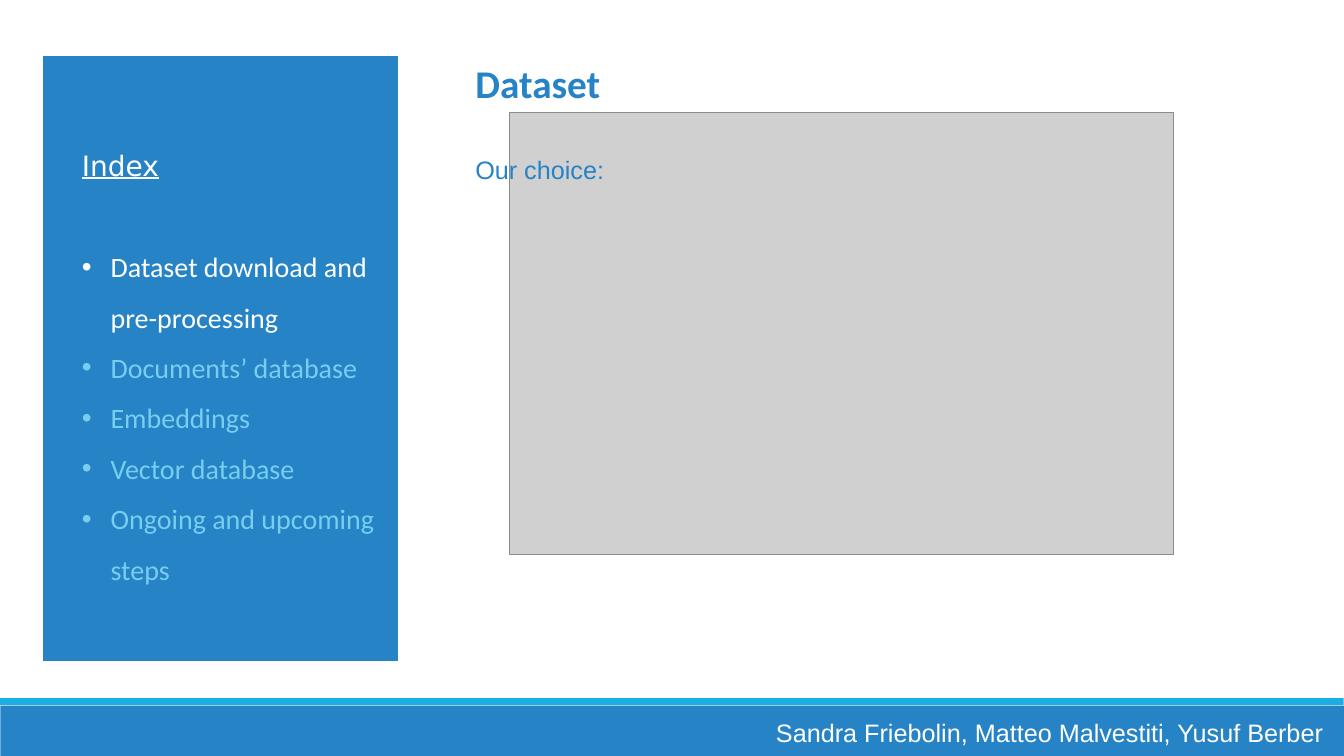
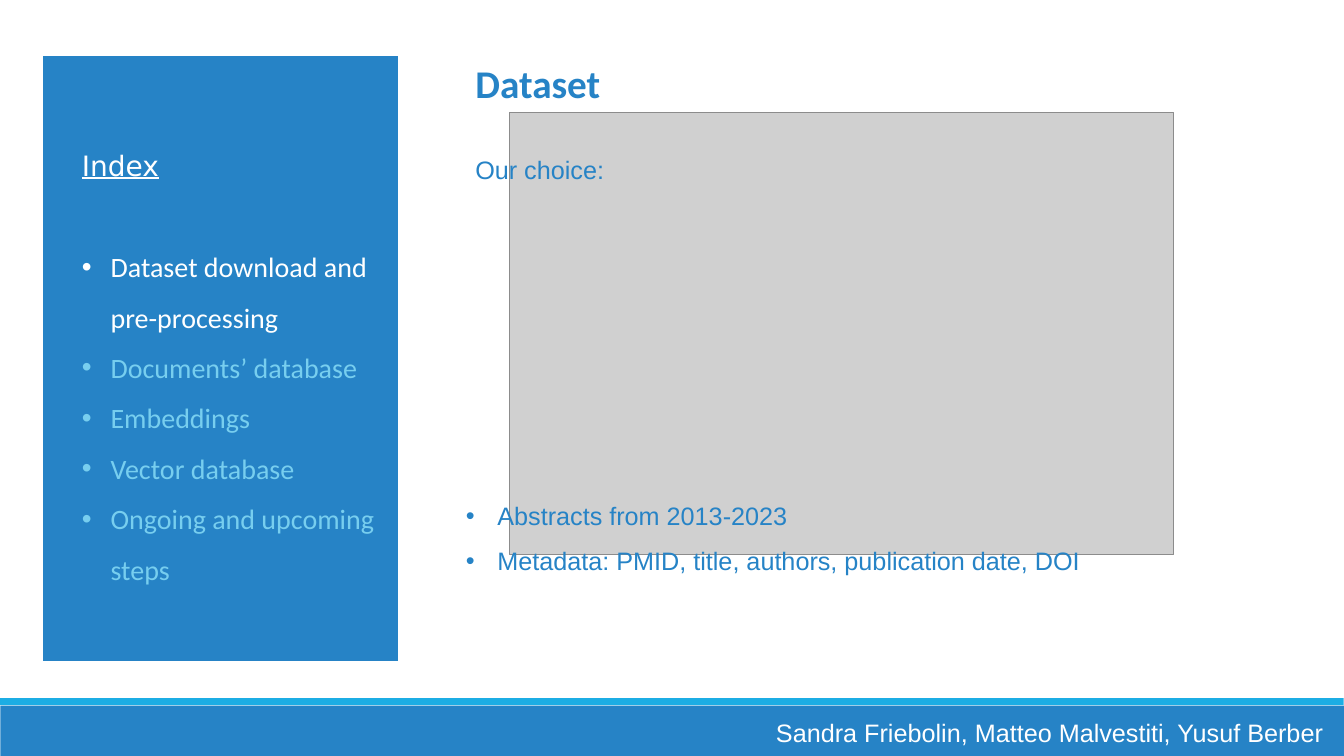
Before and after one commit to Matteo-Malve/RAGMedAssist-INLPT-WS2023, a slide deck: slide 2 of project/docs/Milestone-meeting_slides.pptx. Drawn at 1344x756 pixels with LibreOffice and Linux fonts; fonts in the diff are those of the drawing; grey boxes stand for pictures. Boxes give left, top, right and bottom in pixels: in the first picture for what was removed or moved away, otherwise in the second. Text is boxed around its words. In the diff, an @@ line names an element or a change of style, - is before the commit and + after.

```diff
--- a/project/docs/Milestone-meeting_slides.pptx
+++ b/project/docs/Milestone-meeting_slides.pptx
@@ text added at <box>497,505,1080,575</box>, 18 pt, text #2683C6 @@
+• Abstracts from 2013-2023
+• Metadata: PMID, title, authors, publication date, DOI
```
Also in this commit, not shown: 3 other slides changed, 1 other file.
